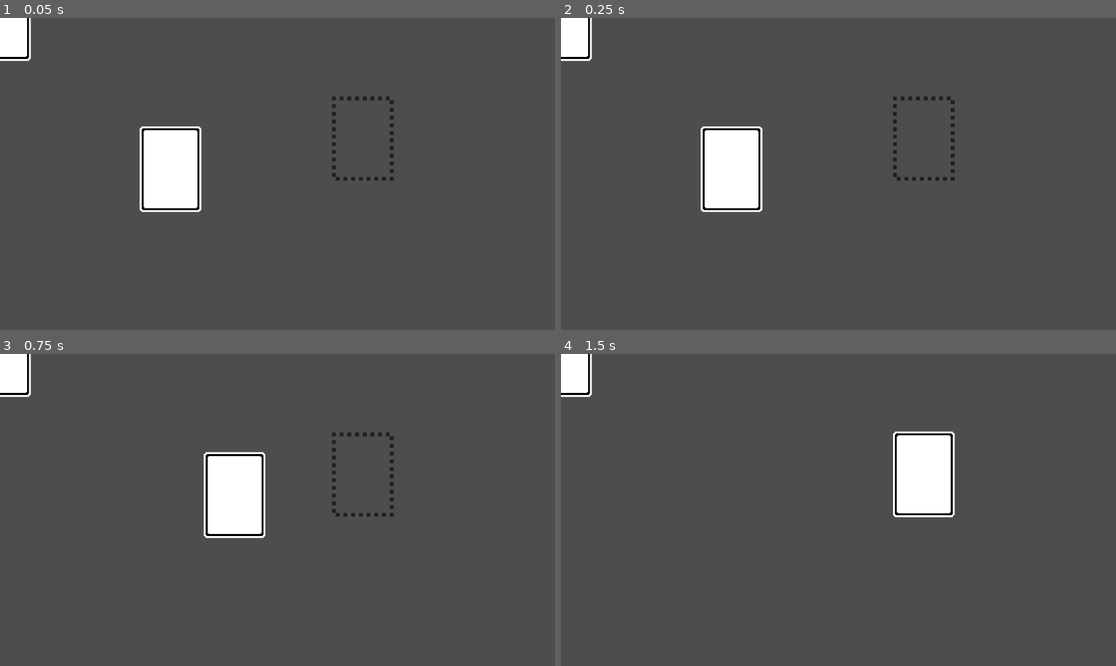
Above: before the commit, frames 1-4 (two rows, left to right).
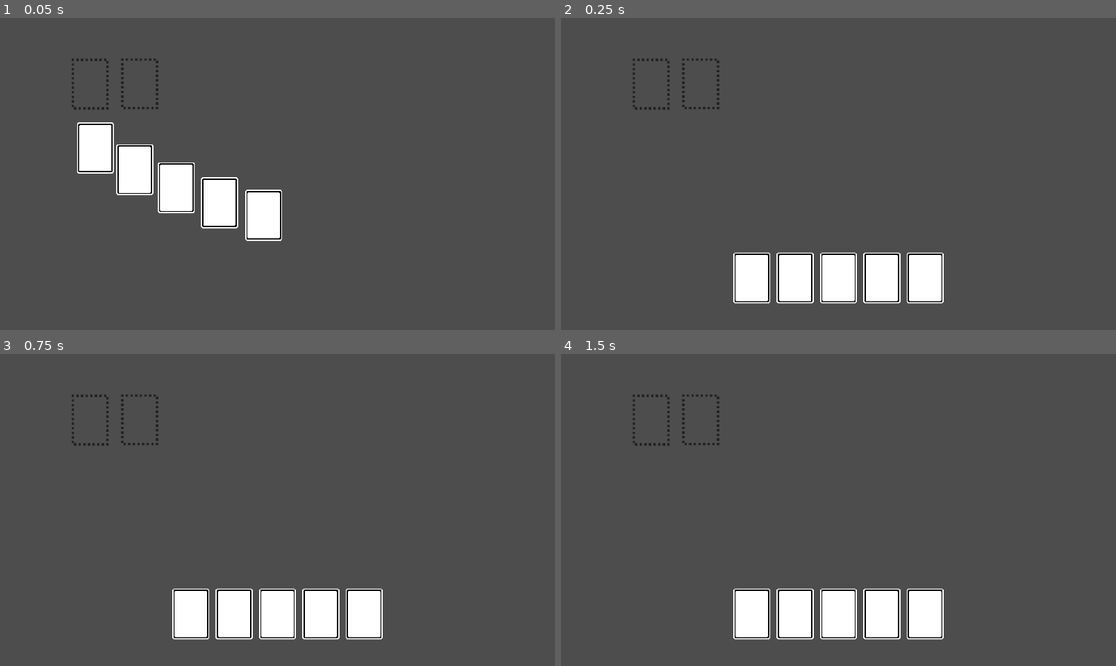
Above: after the commit, the same moments.

Repository: TymekWalichnowski/Code-Bull
Game: Godot game, scene res://Main.tscn
The game is run twice, just before and just after one commit, with the same random seed, the same clock (stepped at 60 frames per second) and the same inputs.
Inputs (mouse positions are in pixels of both pictures, inside the frame that each line leads up to):
- Up to frame 1 (0.05 s): no input
- Up to frame 2 (0.25 s): no input
- Up to frame 3 (0.75 s): tap Enter at 0.5 s; drag from (172, 503) to (360, 475) at 0.52 s
- Up to frame 4 (1.5 s): tap Space at 1.25 s; drag from (727, 525) to (921, 475) at 1.27 s

The runs differ from the first frame. In frame 1, 7.1% of the frame differs, in the area x 0-71%, y 0-72%; in frame 2, 9.8%; in frame 3, 9.8%, in the area x 0-71%, y 0-92%; in frame 4, 9.5%.

Commit message:
added hand functionality

Diff:
--- a/Main.tscn
+++ b/Main.tscn
@@ -1,7 +1,7 @@
 [gd_scene load_steps=4 format=3 uid="uid://x0lreijkwmjp"]
 
 [ext_resource type="Script" uid="uid://nl86bj6ee0c6" path="res://scripts/card_manager.gd" id="1_glv2v"]
-[ext_resource type="PackedScene" uid="uid://bwla2fy4oxib6" path="res://scenes/card.tscn" id="2_uu6xs"]
+[ext_resource type="Script" uid="uid://ji3apbbf1wk" path="res://player_hand.gd" id="3_cm0pq"]
 [ext_resource type="PackedScene" uid="uid://bsuuljgrc5evc" path="res://scenes/card_slot.tscn" id="3_r0du0"]
 
 [node name="Main" type="Node2D"]
@@ -9,10 +9,11 @@
 [node name="CardManager" type="Node2D" parent="."]
 script = ExtResource("1_glv2v")
 
-[node name="Card" parent="CardManager" instance=ExtResource("2_uu6xs")]
-position = Vector2(354, 314)
+[node name="CardSlot" parent="." instance=ExtResource("3_r0du0")]
+position = Vector2(312, 229)
 
-[node name="Card2" parent="CardManager" instance=ExtResource("2_uu6xs")]
+[node name="CardSlot2" parent="." instance=ExtResource("3_r0du0")]
+position = Vector2(483, 228)
 
-[node name="CardSlot" parent="." instance=ExtResource("3_r0du0")]
-position = Vector2(753, 250)
+[node name="PlayerHand" type="Node2D" parent="."]
+script = ExtResource("3_cm0pq")
--- /dev/null
+++ b/player_hand.gd
@@ -0,0 +1,53 @@
+extends Node2D
+
+const CARD_SCENE_PATH = "res://scenes/card.tscn"
+const CARD_WIDTH = 150
+const HAND_Y_POSITION = 900
+
+var hand_count = 5
+var player_hand = []
+var center_screen_x
+
+func _ready() -> void:
+	center_screen_x = get_viewport().size.x / 2
+	var card_scene = preload(CARD_SCENE_PATH)
+	for i in range(hand_count):
+		var new_card = card_scene.instantiate()
+		$"../CardManager".add_child(new_card)
+		new_card.name = "Card"
+		add_card_to_hand(new_card)
+
+
+func add_card_to_hand(card):
+	if card not in player_hand:
+		player_hand.insert(0, card)
+		update_hand_positions()
+	else:
+		animate_card_to_position(card, card.hand_position)
+
+
+func update_hand_positions():
+	for i in range(player_hand.size()):
+		# get bew card position based on index
+		var new_position = Vector2(calculate_card_position(i), HAND_Y_POSITION)
+		var card = player_hand[i]
+		card.hand_position = new_position
+		animate_card_to_position(card, new_position)
+
+func calculate_card_position(index):
+	var x_offset = (player_hand.size() -1) * CARD_WIDTH
+	var x_position = center_screen_x + index * CARD_WIDTH - x_offset / 2
+	return x_position
+
+
+func animate_card_to_position(card, new_position):
+	var tween = get_tree().create_tween()
+	tween.tween_property(card, "position", new_position, 0.1)
+
+func remove_card_from_hand(card):
+	if card in player_hand:
+		player_hand.erase(card)
+		update_hand_positions()
+
+func _process(delta: float) -> void:
+	pass
--- a/project.godot
+++ b/project.godot
@@ -17,6 +17,8 @@
 
 [display]
 
+window/size/viewport_width=1920
+window/size/viewport_height=1080
 window/vsync/vsync_mode=0
 
 [input]
--- a/scenes/Card.tscn
+++ b/scenes/Card.tscn
@@ -4,7 +4,7 @@
 [ext_resource type="Script" uid="uid://vw5rk4xmtwrq" path="res://scripts/card.gd" id="1_tgmmg"]
 
 [sub_resource type="RectangleShape2D" id="RectangleShape2D_hael8"]
-size = Vector2(128, 178)
+size = Vector2(128, 176)
 
 [node name="Card" type="Node2D"]
 script = ExtResource("1_tgmmg")
--- a/scenes/card_slot.tscn
+++ b/scenes/card_slot.tscn
@@ -4,22 +4,22 @@
 [ext_resource type="Texture2D" uid="uid://dxsyk6m3fy6se" path="res://Textures/Cards/card_slot.png" id="1_mxh2e"]
 
 [sub_resource type="RectangleShape2D" id="RectangleShape2D_cypty"]
-size = Vector2(64, 88)
+size = Vector2(128, 176)
 
 [node name="CardSlot" type="Node2D"]
+z_index = 1
 script = ExtResource("1_cypty")
 
 [node name="CardSlotImage" type="Sprite2D" parent="."]
 texture_filter = 1
-position = Vector2(-1.52588e-05, 0.499994)
-scale = Vector2(2, 1.98864)
+scale = Vector2(2, 2)
 texture = ExtResource("1_mxh2e")
 
 [node name="Area2D" type="Area2D" parent="."]
 position = Vector2(-1.52588e-05, -2.28882e-05)
-scale = Vector2(2, 2)
 collision_layer = 2
 collision_mask = 2
 
 [node name="CollisionShape2D" type="CollisionShape2D" parent="Area2D"]
+position = Vector2(7.62939e-06, 1.33514e-05)
 shape = SubResource("RectangleShape2D_cypty")
--- a/scripts/card.gd
+++ b/scripts/card.gd
@@ -2,6 +2,8 @@
 
 signal hovered
 signal hovered_off
+
+var hand_position
 
 func _ready() -> void:
 	get_parent().connect_card_signals(self) 	# All cards must be child of CardManager or error will occur
--- a/scripts/card_manager.gd
+++ b/scripts/card_manager.gd
@@ -6,9 +6,11 @@
 var screen_size
 var card_being_dragged
 var is_hovering_on_card
+var player_hand_reference
 
 func _ready() -> void:
 	screen_size = get_viewport_rect().size
+	player_hand_reference = $"../PlayerHand"
 
 # Called every frame. 'delta' is the elapsed time since the previous frame.
 func _process(delta: float) -> void:
@@ -20,7 +22,6 @@
 func _input(event):
 	if event is InputEventMouseButton and event.button_index == MOUSE_BUTTON_LEFT:
 		if event.pressed:
-			print("Left Click")
 			var card = raycast_check_for_card() # checking for card
 			if card:
 				start_drag(card)
@@ -37,10 +38,13 @@
 	card_being_dragged.scale = Vector2(1.05,1.05)
 	var card_slot_found = raycast_check_for_card_slot()
 	if card_slot_found and not card_slot_found.card_in_slot:
+		player_hand_reference.remove_card_from_hand(card_being_dragged)
 		#Card dropped in empty card slot
 		card_being_dragged.position = card_slot_found.position
 		card_being_dragged.get_node("Area2D/CollisionShape2D").disabled = true
 		card_slot_found.card_in_slot = true
+	else:
+		player_hand_reference.add_card_to_hand(card_being_dragged)
 	card_being_dragged = null
 
 func connect_card_signals(card):
Binary file changed: Textures/Cards/card_back.png
Binary file changed: Textures/Cards/card_blank.png
Not shown, added: player_hand.gd.uid
